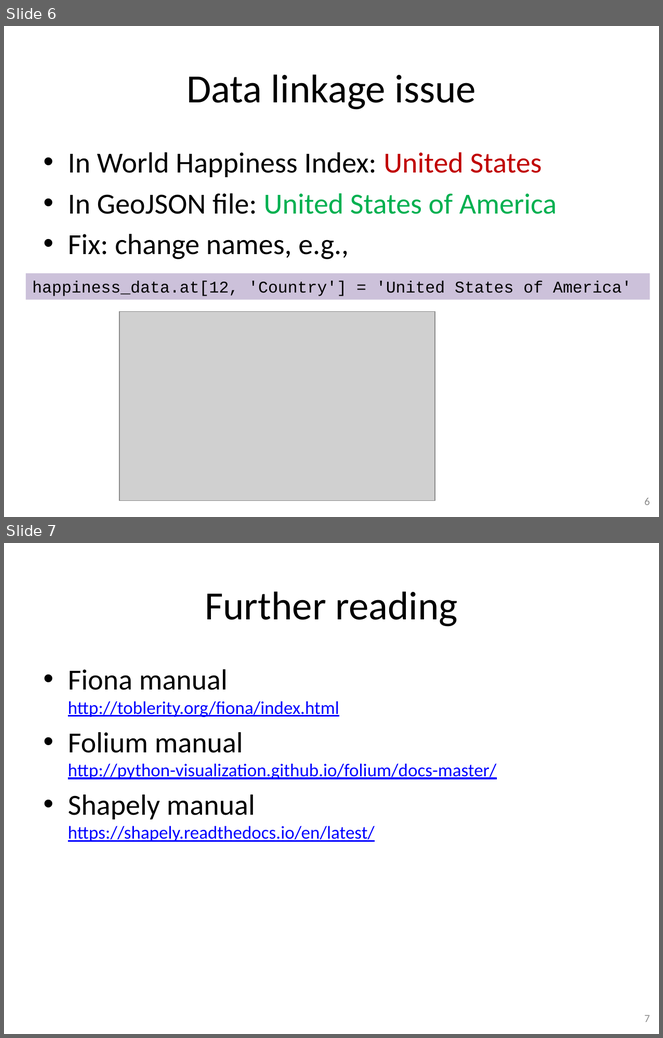
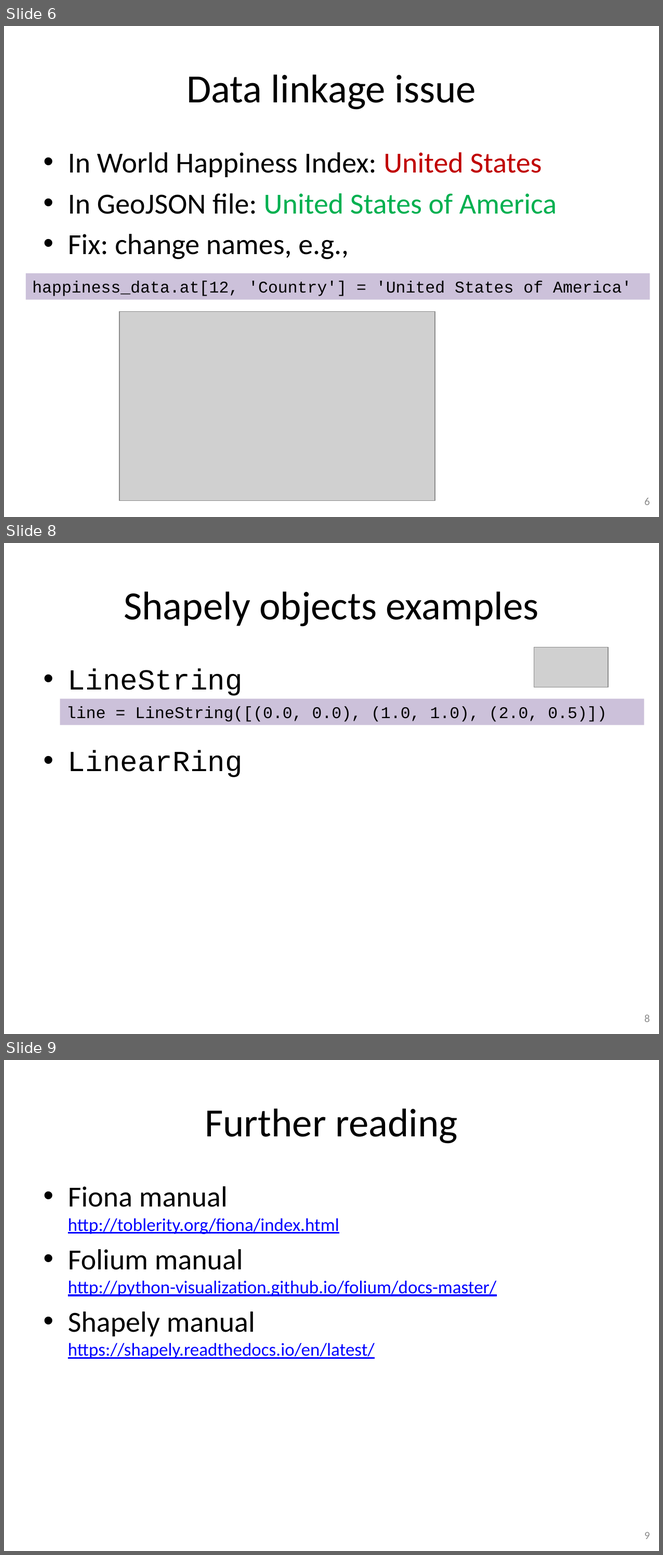
Before and after one commit to gjbex/training-material, a slide deck: Python/python_gis.pptx. Shown one above the other, each under a label of ours: slides 6 and 7 before the commit, slides 6, 8 and 9 after it; the slides between them are not shown. The pictures are 663x1038 and 663x1555 pixels, drawn with LibreOffice and Linux fonts; fonts in the diff are those of the drawing; grey boxes stand for pictures. Boxes give left, top, right and bottom in pixels: in the first picture for what was removed or moved away, otherwise in the second. Text is boxed around its words. In the diff, an @@ line names an element or a change of style, - is before the commit and + after.

Commit message:
Add slide on Shapely objects

```diff
--- a/Python/python_gis.pptx
+++ b/Python/python_gis.pptx
@@ slide 8 added at (x1=4, y1=543, x2=659, y2=1034), background #FFFFFF @@
@@ title added at (x1=124, y1=591, x2=539, y2=627), 44 pt, text #000000 @@
+Shapely objects examples
@@ picture added at (x1=534, y1=647, x2=608, y2=687) @@
@@ text added at (x1=68, y1=669, x2=243, y2=778), 32 pt, text #000000 @@
+• LineString
+• LinearRing
@@ rectangle added at (x1=60, y1=699, x2=645, y2=725), fill #CCC1DA, 18 pt, text #000000 @@
+line = LineString([(0.0, 0.0), (1.0, 1.0), (2.0, 0.5)])
@@ page number added at (x1=645, y1=1015, x2=650, y2=1022), 12 pt, text #8C8C8C @@
+8
@@ what was slide 7 is now slide 9 @@
@@ page number at (x1=645, y1=1532, x2=650, y2=1539): text changed @@
-7
+9
```
Also in this commit, not shown: 1 other slide added.
